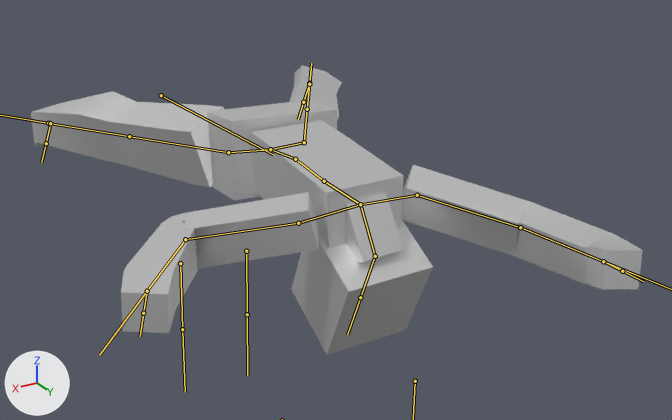
Before and after pictures for a commit that changed the FBX model Assets/Prefabs/Character/Character.fbx.
The view is the same before and after, from a 50 mm camera at (8.7, 16.61, 7.33) aimed at (-0.33, 1.57, -0.19). Lighting does not change. The marker at lower left points along +X, +Y and +Z. Both versions are drawn at frame 1 of the action 'Armature|GroundFront'; the numbers are the values there. The bones that bend it are drawn over the model as lines.
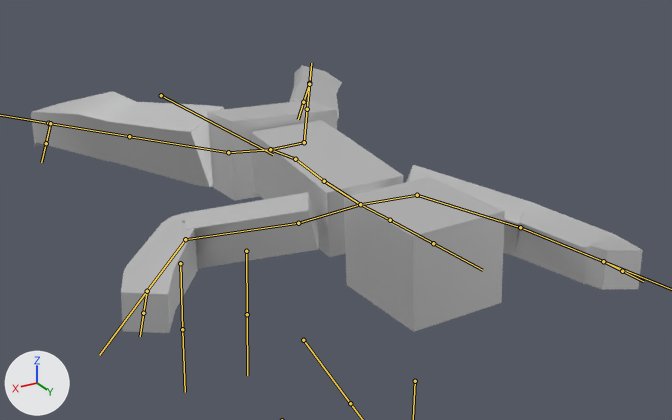
Where the change shows, as pixel boxes [x1, y1, x2, y2] in the pictures (672 x 420 px):
'Mesh', posed (8% shorter): before [31, 65, 643, 355]; after [31, 65, 643, 333]
bone 'Neck', root to tip: before (360, 204) to (375, 256); after (360, 204) to (390, 220)
bone 'Head', root to tip: before (375, 256) to (360, 297); after (390, 220) to (433, 243)

Diff of the bpy script that builds the scene:
```diff
--- a/Assets/Prefabs/Character/Character.fbx.py
+++ b/Assets/Prefabs/Character/Character.fbx.py
@@ bone_neck @@
 bone_neck = bpy.data.objects['Armature'].pose.bones['Neck']  # child of 'Spine02'
-bone_neck.rotation_quaternion = (0.899, 0.438, 0.013, -0.005)  # degrees (52, 2, 0)
+bone_neck.rotation_quaternion = (0.995, -0.102, 0.005, -0.002)  # degrees (-12, 1, 0)
@@ bone_head @@
 bone_head = bpy.data.objects['Armature'].pose.bones['Head']  # child of 'Neck'
-bone_head.rotation_quaternion = (0.892, 0.453, 0.013, -0.001)  # degrees (54, 1, 1)
+bone_head.rotation_quaternion = (1.0, -0.016, 0.001, 0.0)  # degrees (-2, 0, 0)
```
